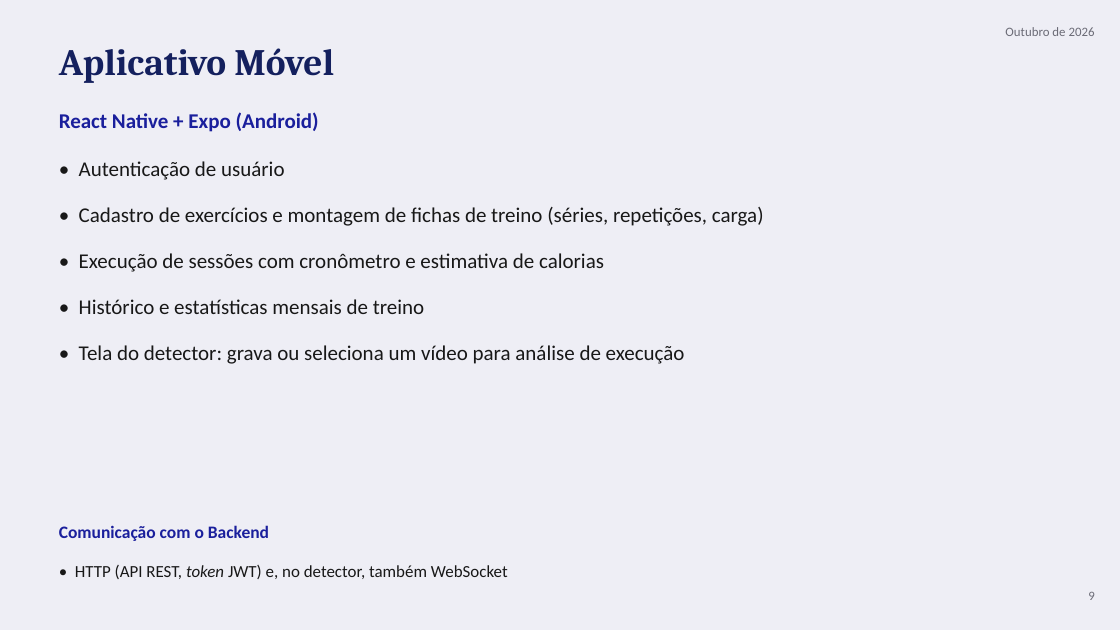
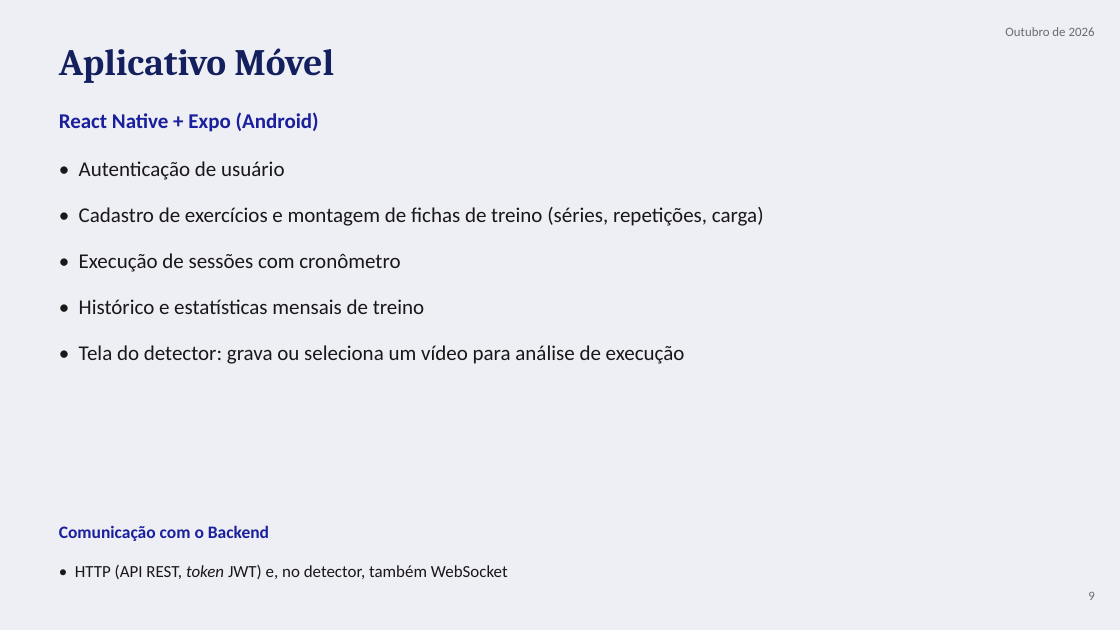
Before and after one commit to FernandoBordinCorrea/academia-app, a slide deck: slide 9 of tcc/apresentacao/Apresentacao_TCC.pptx. Drawn at 1120x630 pixels with LibreOffice and Linux fonts; fonts in the diff are those of the drawing. Boxes give left, top, right and bottom in pixels: in the first picture for what was removed or moved away, otherwise in the second. Text is boxed around its words. In the diff, an @@ line names an element or a change of style, - is before the commit and + after.

```diff
--- a/tcc/apresentacao/Apresentacao_TCC.pptx
+++ b/tcc/apresentacao/Apresentacao_TCC.pptx
@@ text at (79,253,400,272): text changed @@
-• Execução de sessões com cronômetro e estimativa de calorias
+• Execução de sessões com cronômetro
```
Also in this commit, not shown: 3 other files.
